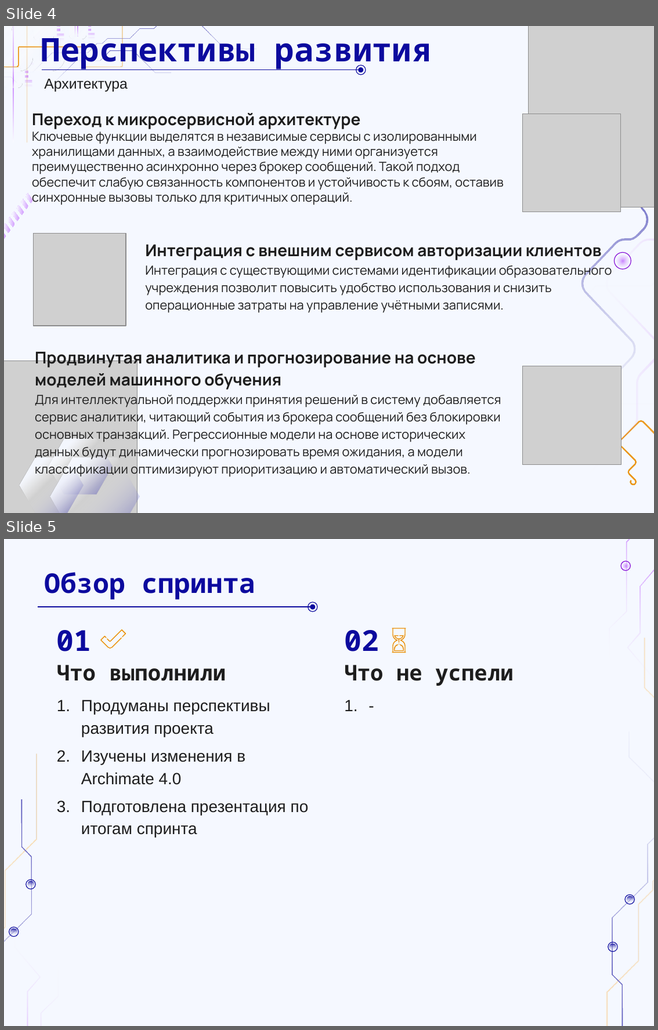
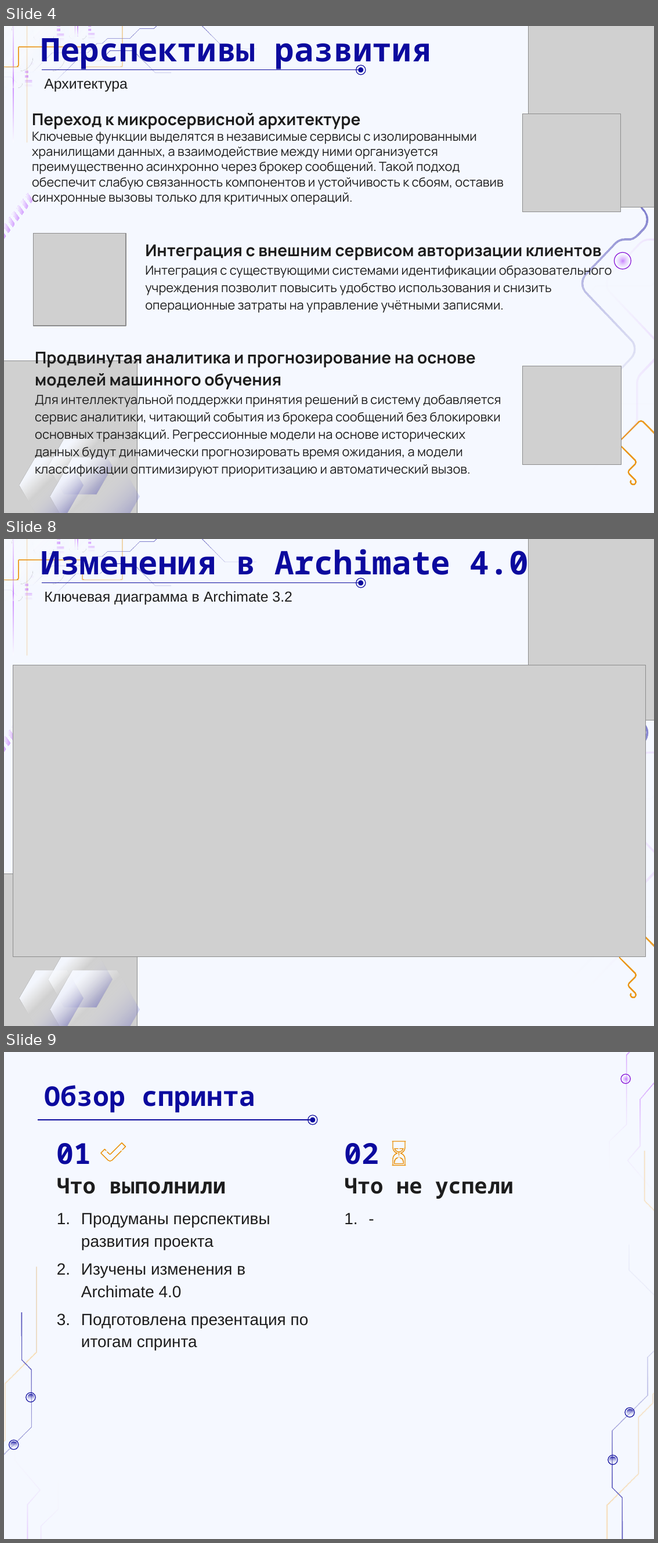
Before and after one commit to DaL1ner/virtual_queue_management_system, a slide deck: docs/course-work/reports/presentation/sprint-11.pptx. Shown one above the other, each under a label of ours: slides 4 and 5 before the commit, slides 4, 8 and 9 after it; the slides between them are not shown. The pictures are 658x1030 and 658x1543 pixels, drawn with LibreOffice and Linux fonts; fonts in the diff are those of the drawing; grey boxes stand for pictures; background and template pictures are left out. Boxes give left, top, right and bottom in pixels: in the first picture for what was removed or moved away, otherwise in the second. Text is boxed around its words. In the diff, an @@ line names an element or a change of style, - is before the commit and + after.

```diff
--- a/docs/course-work/reports/presentation/sprint-11.pptx
+++ b/docs/course-work/reports/presentation/sprint-11.pptx
@@ slide 8 added at [4,539,654,1026], background #F5F8FF; not listed: 28 template elements that a slide beside it also shows @@
@@ title added at [41,544,528,583], 36 pt, text #0C0A9E, bold @@
+Изменения в Archimate 4.0
@@ group added at [528,539,654,998]: 5 freeform shapes, 1 picture @@
@@ line added from (42, 583) to (359, 583), #0C0A9E 0.75 pt @@
@@ ellipse added at [356,578,366,588], outline #0C0A9E 0.75 pt @@
@@ ellipse added at [358,581,363,586], fill #0C0A9E @@
@@ subtitle added at [44,591,292,605], 16 pt, text #1D1D1D @@
+Ключевая диаграмма в Archimate 3.2
@@ picture added at [13,665,646,957] @@
@@ group added at [4,724,20,752]: 4 freeform shapes @@
@@ group added at [4,874,140,1026]: 3 freeform shapes, 1 picture @@
@@ what was slide 5 is now slide 9 @@
```
Also in this commit, not shown: 2 slides changed, 3 other slides added, 2 other files.
